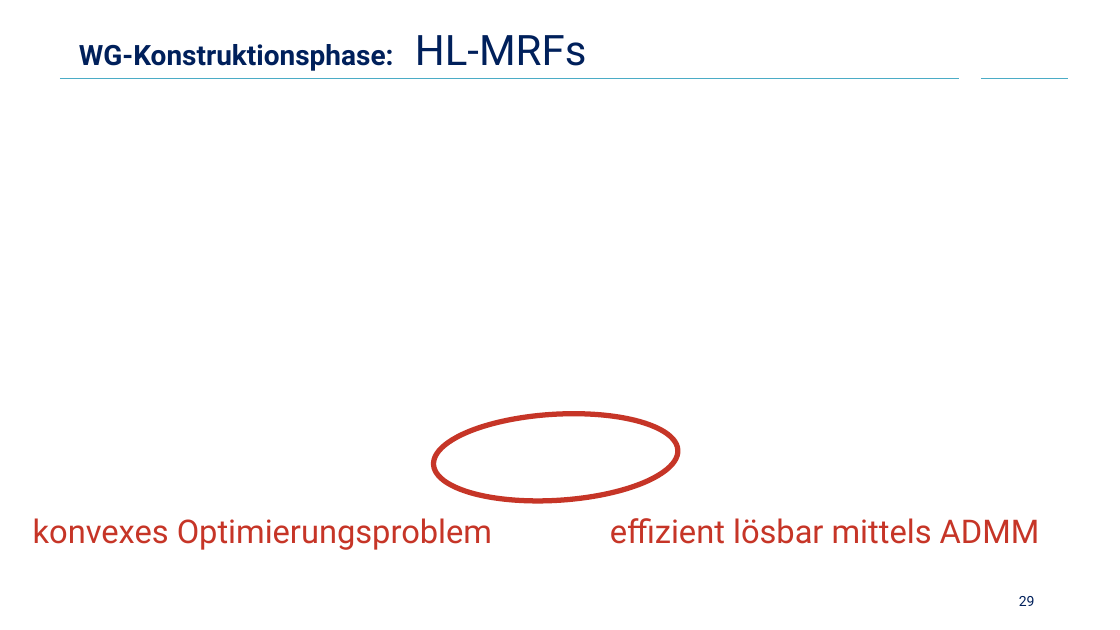
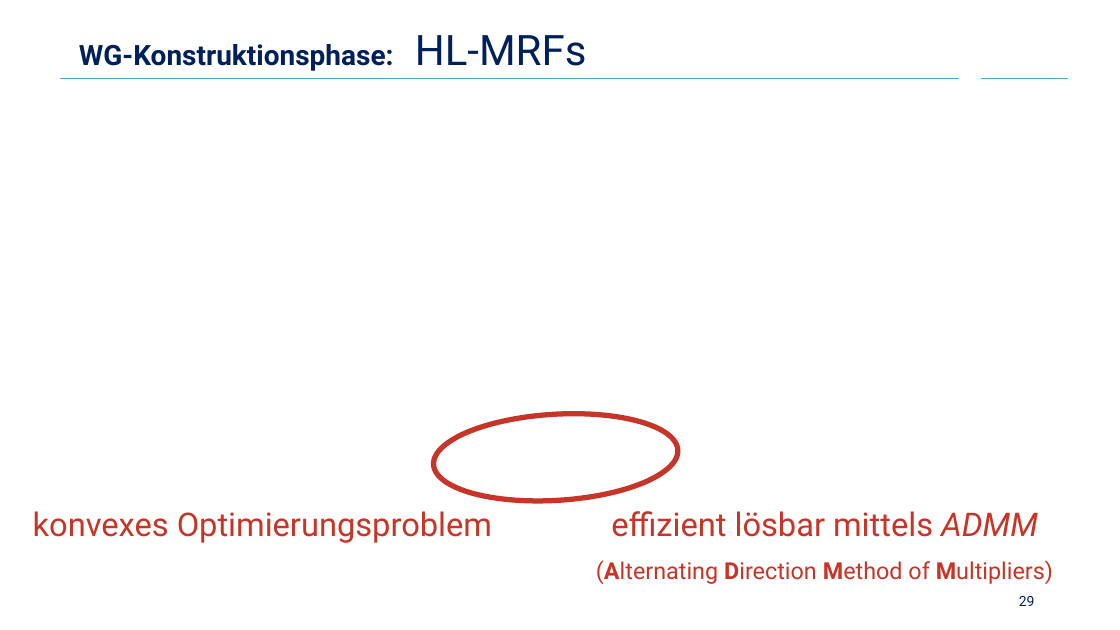
Before and after one commit to Cortys/bachelor-thesis, a slide deck: slide 29 of presentation/presentation.pptx. Drawn at 1120x630 pixels with LibreOffice and Linux fonts; fonts in the diff are those of the drawing; grey boxes stand for pictures; background and template pictures are left out. Boxes give left, top, right and bottom in pixels: in the first picture for what was removed or moved away, otherwise in the second. Text is boxed around its words. In the diff, an @@ line names an element or a change of style, - is before the commit and + after.

```diff
--- a/presentation/presentation.pptx
+++ b/presentation/presentation.pptx
@@ text "konvexes Optimierungsproblem": place and size @@
-text "konvexes Optimierungsproblem" at <box>33,518,492,550</box>
+text "konvexes Optimierungsproblem" at <box>33,511,492,543</box>
@@ text "effizient lösbar mittels ADMM": place and size @@
-text "effizient lösbar mittels ADMM" at <box>610,518,1040,544</box>
+text "effizient lösbar mittels ADMM" at <box>596,511,1053,584</box>
@@ text at <box>611,511,1038,537</box>: italic on in "ADMM" @@
@@ text at <box>596,560,1053,584</box>: paragraph added @@
+(Alternating Direction Method of Multipliers)
```
Also in this commit, not shown: 3 slides added, 1 other file.
